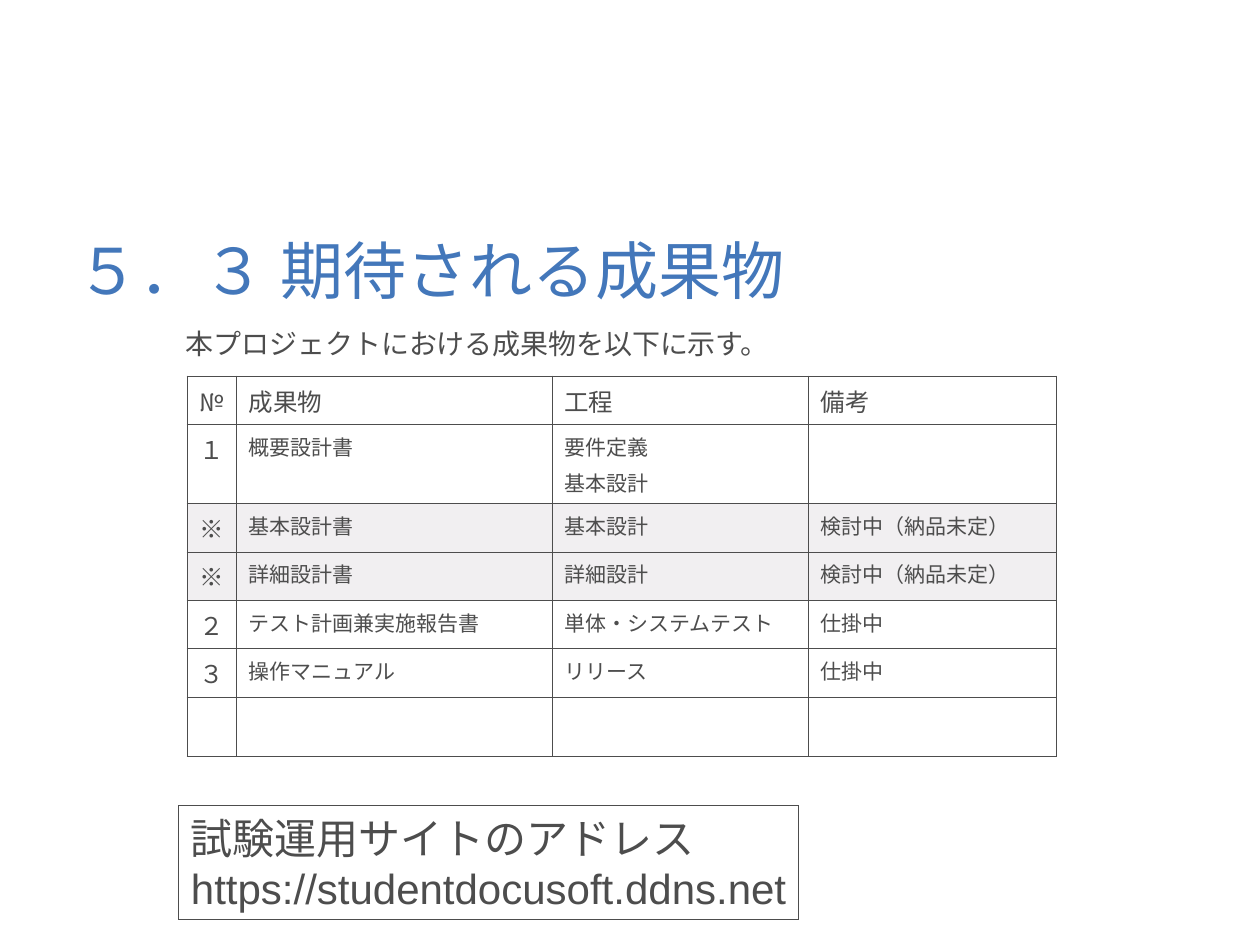
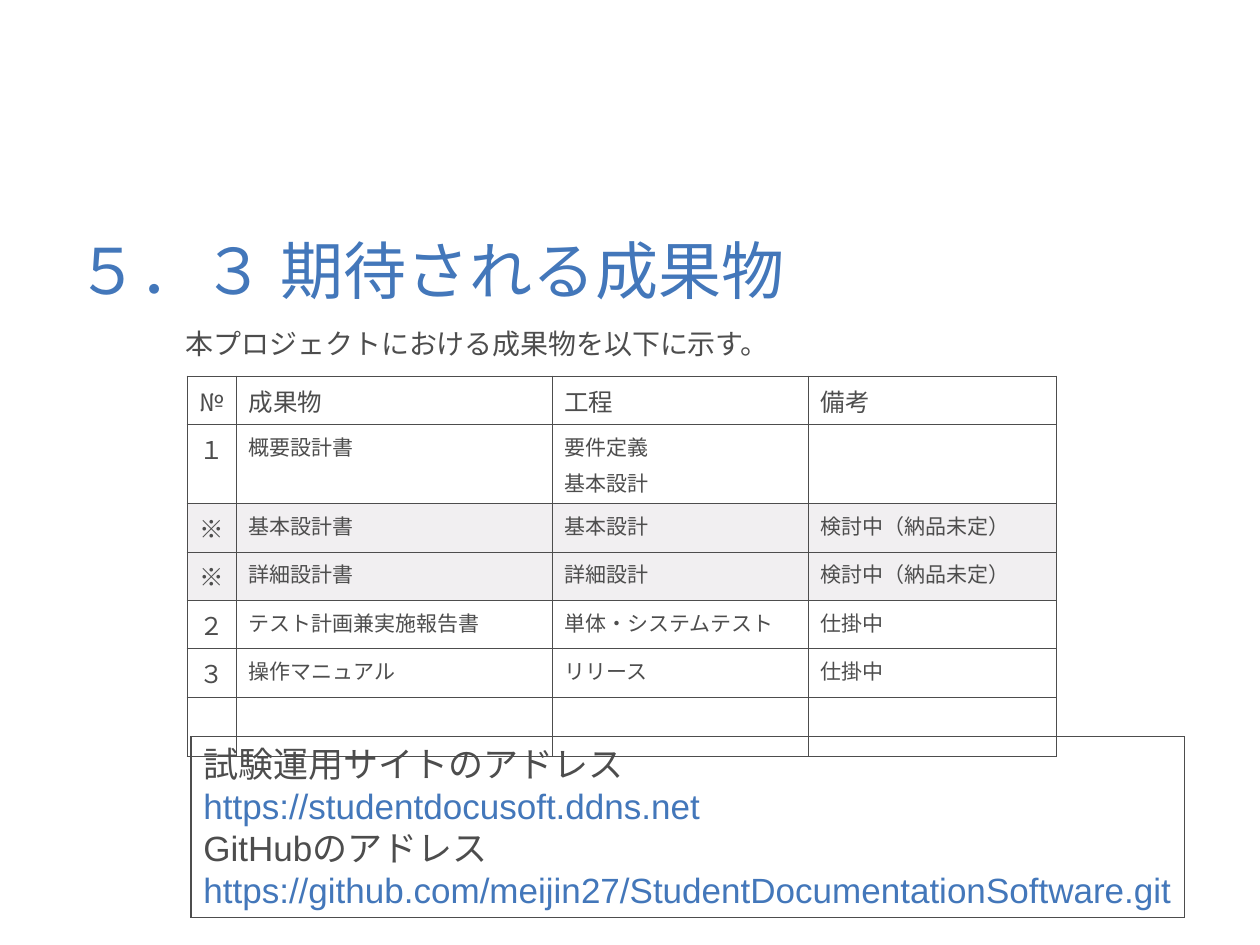
Before and after one commit to meijin27/StudentDocumentationSoftware, a slide deck: slide 16 of 説明書/概要設計書(提出書類作成ソフト).ppt. Drawn at 1260x945 pixels with LibreOffice and Linux fonts; fonts in the diff are those of the drawing; background and template pictures are left out. Boxes give left, top, right and bottom in pixels: in the first picture for what was removed or moved away, otherwise in the second. Text is boxed around its words. In the diff, an @@ line names an element or a change of style, - is before the commit and + after.

```diff
--- a/説明書/概要設計書(提出書類作成ソフト).ppt
+++ b/説明書/概要設計書(提出書類作成ソフト).ppt
@@ rectangle "試験運用サイトのアドレス": place and size @@
-rectangle "試験運用サイトのアドレス" at <box>179,805,799,919</box>
+rectangle "試験運用サイトのアドレス" at <box>192,736,1186,917</box>
@@ text in rectangle at <box>203,742,699,826</box>: size 24 to 20 pt in "試験運用サイトのアドレス", "https://studentdocusoft.ddns.net"; text colour #4D4D4D to #4377BA in "https://studentdocusoft.ddns.net" @@
@@ text in rectangle at <box>203,834,1171,910</box>: paragraphs added @@
+GitHubのアドレス
+https://github.com/meijin27/StudentDocumentationSoftware.git
```
Also in this commit, not shown: 2 other slides changed, 3 other files.
